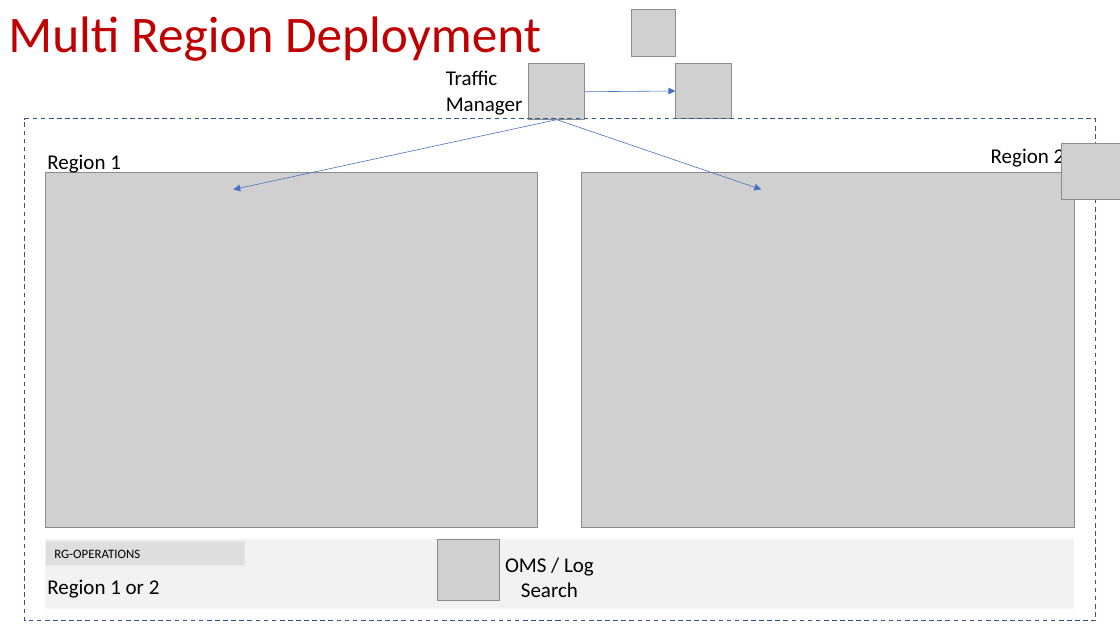
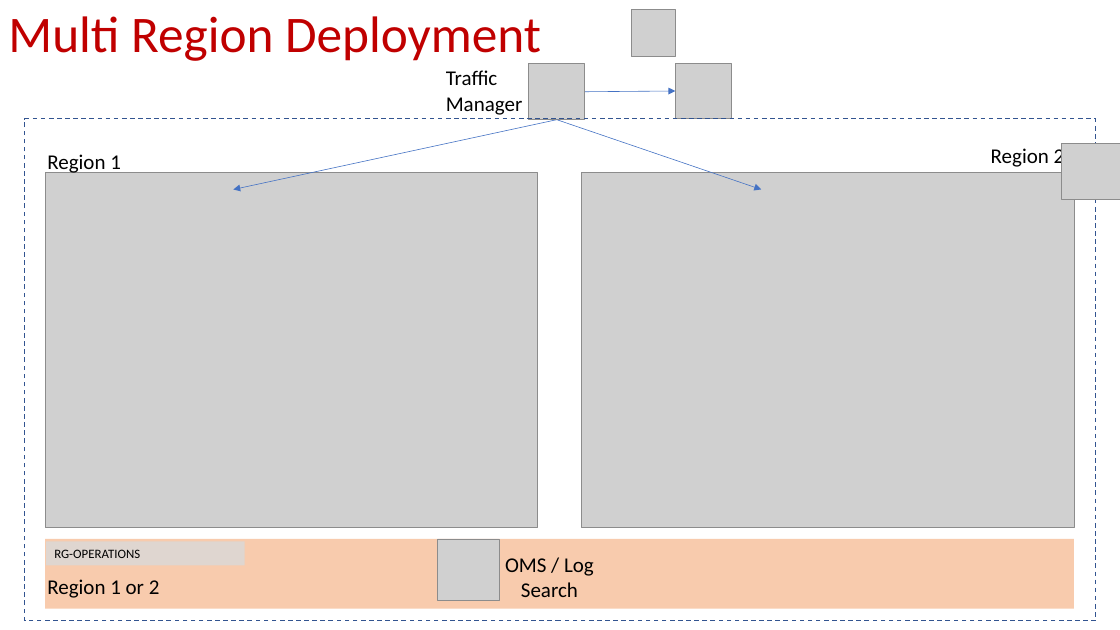
Before and after one commit to Cloudneeti/zero-downtime-azure-paas, a slide deck: slide 6 of Solution_Architecture/Zero-Downtime Architecture.pptx (slide 8 before the commit). Drawn at 1120x630 pixels with LibreOffice and Linux fonts; fonts in the diff are those of the drawing; grey boxes stand for pictures. Boxes give left, top, right and bottom in pixels: in the first picture for what was removed or moved away, otherwise in the second. Text is boxed around its words. In the diff, an @@ line names an element or a change of style, - is before the commit and + after.

Commit message:
updating ppt

```diff
--- a/Solution_Architecture/Zero-Downtime Architecture.pptx
+++ b/Solution_Architecture/Zero-Downtime Architecture.pptx
@@ rectangle at (45,539,1075,609): fill #F2F2F2 to #F8CBAD @@
```
Also in this commit, not shown: 3 other slides changed, 2 slides removed.
